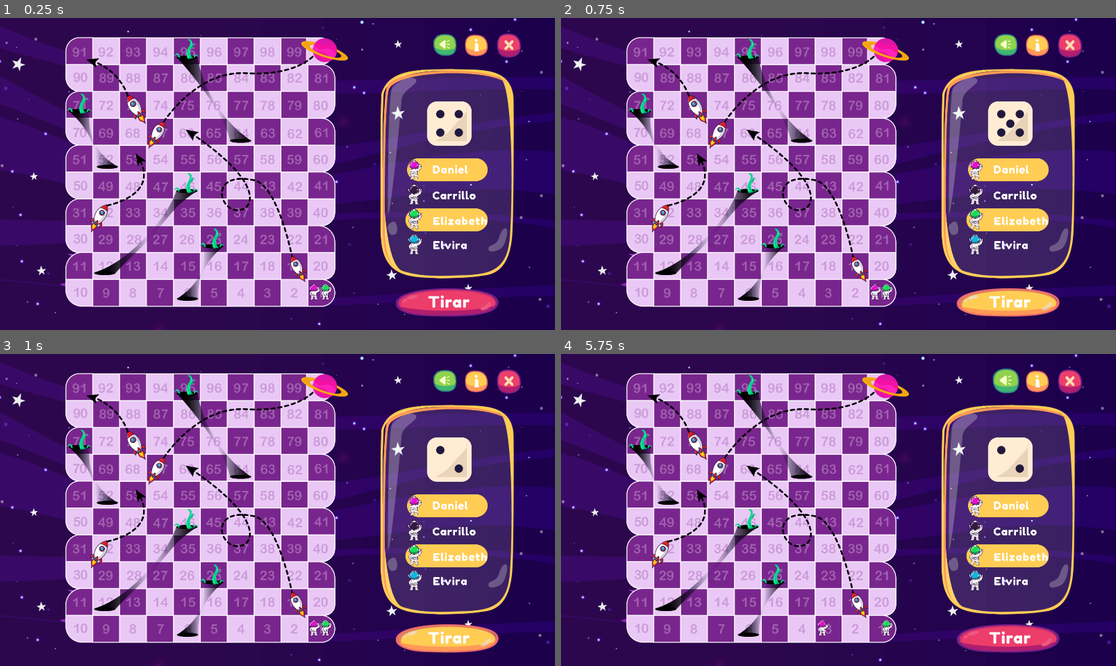
Above: before the commit, frames 1-4 (two rows, left to right).
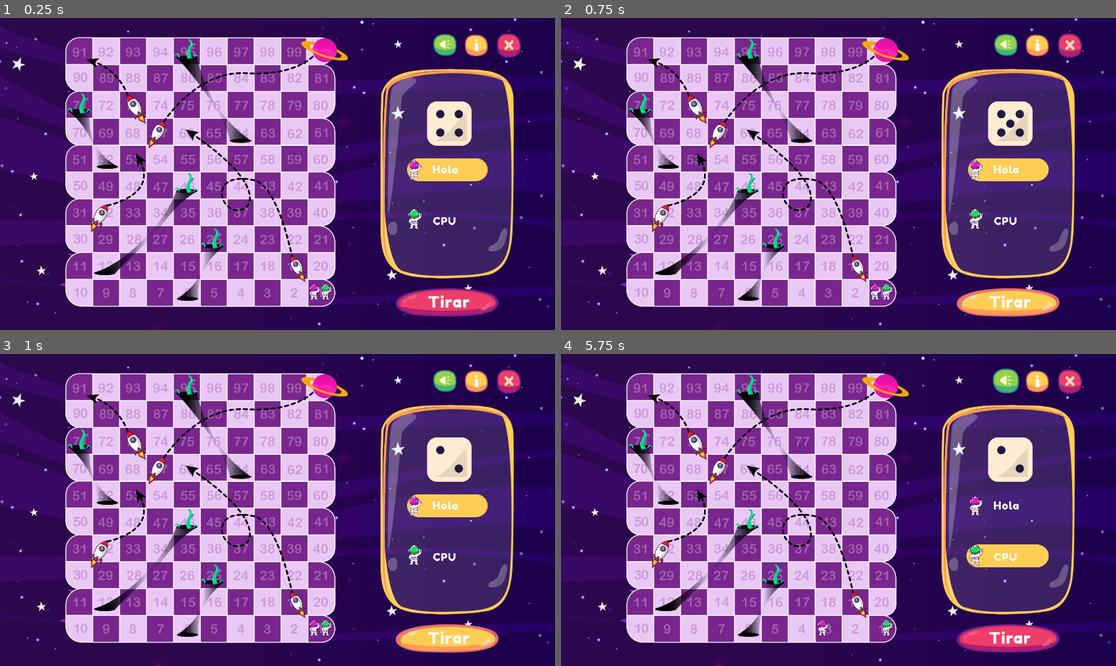
Above: after the commit, the same moments.

Repository: carrilloycardenas/Carrera-espacial
Game: Godot game, scene res://tablero/tablero.tscn
Two runs of this game, one before a commit and one after it. Both use one fixed random seed, a clock stepped at 60 frames per second and the inputs below. The project has no main scene, so this scene is started directly.
Inputs (mouse positions are in pixels of both pictures, inside the frame that each line leads up to):
- Up to frame 1 (0.25 s): no input
- Up to frame 2 (0.75 s): click (1010, 301) at 0.5 s
- Up to frame 3 (1 s): no input
- Up to frame 4 (5.75 s): click (1038, 382) at 1.25 s; click (1005, 382) at 2 s; hold Right (ui_right) 2.78-3.53 s; hold Down (ui_down) 3.53-4.28 s; tap Enter at 4.25 s; hold Right (ui_right) 4.28-5.03 s; tap Space at 5 s; hold Up (ui_up) from 5.03 s (still down)

The runs differ from the first frame. In frame 1, 1.4% of the frame differs, in the area x 72-88%, y 47-76%; in frame 2, 1.4%; in frame 3, 1.4%; in frame 4, 1.4%, in the area x 73-88%, y 44-76%.

Commit message:
jugador en curso

Diff:
--- a/scripts/tablero.gd
+++ b/scripts/tablero.gd
@@ -8,30 +8,14 @@
 
 var file = File.new()
 var player = 0
-var hola = false
 var currPos = [[580.8,505.6],[602.133,505.6]]
-var players = [
-	{"name": "Daniel",
-	"dice": 0,
-	"position": [579,546]},
-	{"name": "Carrillo",
-	"dice": 0,
-	"position": [579,546]},
-	{"name": "Elizabeth",
-	"dice": 0,
-	"position": [579,546]},
-	{"name": "Elvira",
-	"dice": 0,
-	"position": [579,546]}
-	]
-
-onready var astro2 = get_node("astro2")
+var player_name = 'Hola'
+
 var preguntas = {}
-var function_save = null
-var preg_state = false
-var ans_state = false
 # Called when the node enters the scene tree for the first time.
 func _ready():
+	get_node("Fondo-espacio-dado/Hover-turno-jugador1").visible = true
+	get_node("Fondo-espacio-dado/Hover-turno-jugador2").visible = false
 	print(currPos)
 	$astro1.position = Vector2(currPos[0][0],currPos[0][1])
 	$astro2.position = Vector2(currPos[1][0],currPos[1][1])
@@ -41,22 +25,18 @@
 	var json = parse_json(file.get_as_text())
 	preguntas = json
 	#print(json.preg1.pregunta)
-	for n in range(players.size()):
-		get_node("Fondo-espacio-dado/lbl-player"+str(n+1)).text = str(players[n].name)
+	get_node("Fondo-espacio-dado/lbl-player1").text = player_name
 
 func _on_btntirar_pressed():
 	var dado = rng.randi_range(1,6)
-	if hola == false:
-		get_node("Fondo-espacio-dado/spriteDado/dado").play()
-		yield(get_tree().create_timer(3.0), "timeout")
-		get_node("Fondo-espacio-dado/spriteDado/dado").stop()
-		get_node("Fondo-espacio-dado/spriteDado/dado").frame = (dado-1)
-	if player == 0 && hola == false:
-		function_save = avanzar(dado)
-	elif player == 1 && hola == false:
-		function_save = avanzar(dado)
-	else:
-		function_save.resume()
+	get_node("Fondo-espacio-dado/spriteDado/dado").play()
+	yield(get_tree().create_timer(3.0), "timeout")
+	get_node("Fondo-espacio-dado/spriteDado/dado").stop()
+	get_node("Fondo-espacio-dado/spriteDado/dado").frame = (dado-1)
+	if player == 0:
+		avanzar(dado)
+	elif player == 1:
+		avanzar(dado)
 
 func _on_CheckButton_pressed():
 	OS.window_fullscreen = !OS.window_fullscreen
@@ -167,8 +147,12 @@
 		preg()
 	else:
 		if player == 0:
+			get_node("Fondo-espacio-dado/Hover-turno-jugador1").visible = false
+			get_node("Fondo-espacio-dado/Hover-turno-jugador2").visible = true
 			player = 1
 		elif player == 1:
+			get_node("Fondo-espacio-dado/Hover-turno-jugador1").visible = true
+			get_node("Fondo-espacio-dado/Hover-turno-jugador2").visible = false
 			player = 0
 
 
@@ -220,6 +204,10 @@
 	$astro1.position = Vector2(currPos[0][0],currPos[0][1])
 	$astro2.position = Vector2(currPos[1][0],currPos[1][1])
 	if player == 0:
+		get_node("Fondo-espacio-dado/Hover-turno-jugador1").visible = false
+		get_node("Fondo-espacio-dado/Hover-turno-jugador2").visible = true
 		player = 1
 	elif player == 1:
+		get_node("Fondo-espacio-dado/Hover-turno-jugador1").visible = true
+		get_node("Fondo-espacio-dado/Hover-turno-jugador2").visible = false
 		player = 0
--- a/tablero/tablero.tscn
+++ b/tablero/tablero.tscn
@@ -15,9 +15,7 @@
 [ext_resource path="res://font/FredokaOne-Regular.ttf" type="DynamicFontData" id=13]
 [ext_resource path="res://sprites/dado.tscn" type="PackedScene" id=14]
 [ext_resource path="res://scripts/tablero.gd" type="Script" id=15]
-[ext_resource path="res://assets/astronauta-2-negro.png" type="Texture" id=16]
 [ext_resource path="res://assets/astronauta-3-verde.png" type="Texture" id=17]
-[ext_resource path="res://assets/astronauta-4-azul.png" type="Texture" id=18]
 [ext_resource path="res://sprites/astro1.tscn" type="PackedScene" id=19]
 [ext_resource path="res://assets/SALIR/contenedor-salir.png" type="Texture" id=20]
 [ext_resource path="res://sprites/astro-ques.tscn" type="PackedScene" id=21]
@@ -103,20 +101,10 @@
 scale = Vector2( 0.384381, 0.384814 )
 texture = ExtResource( 12 )
 
-[node name="Astronauta-2-negro" type="Sprite" parent="Fondo-espacio-dado"]
-position = Vector2( -110.573, 72.225 )
-scale = Vector2( 0.384, 0.384 )
-texture = ExtResource( 16 )
-
 [node name="Astronauta-3-verde" type="Sprite" parent="Fondo-espacio-dado"]
 position = Vector2( -110.573, 156.644 )
 scale = Vector2( 0.384, 0.384 )
 texture = ExtResource( 17 )
-
-[node name="Astronauta-4-azul" type="Sprite" parent="Fondo-espacio-dado"]
-position = Vector2( -110.573, 244.814 )
-scale = Vector2( 0.384, 0.384 )
-texture = ExtResource( 18 )
 
 [node name="spriteDado" parent="Fondo-espacio-dado" instance=ExtResource( 14 )]
 position = Vector2( 7.48047, -173.527 )
@@ -130,29 +118,13 @@
 custom_fonts/font = SubResource( 1 )
 text = "Mariana"
 
-[node name="lbl-player2" type="Label" parent="Fondo-espacio-dado"]
-margin_left = -51.0
-margin_top = 52.0
-margin_right = 185.0
-margin_bottom = 98.0
-custom_fonts/font = SubResource( 1 )
-text = "Dianita"
-
 [node name="lbl-player3" type="Label" parent="Fondo-espacio-dado"]
 margin_left = -49.0
 margin_top = 140.0
 margin_right = 185.0
 margin_bottom = 186.0
 custom_fonts/font = SubResource( 1 )
-text = "Luisito"
-
-[node name="lbl-player4" type="Label" parent="Fondo-espacio-dado"]
-margin_left = -49.0
-margin_top = 224.0
-margin_right = 185.0
-margin_bottom = 270.0
-custom_fonts/font = SubResource( 1 )
-text = "Paulette"
+text = "CPU"
 
 [node name="Diseño-tablero" type="Sprite" parent="."]
 visible = false
Not shown: 1 places in tablero/tablero.tscn that only renumber resources
